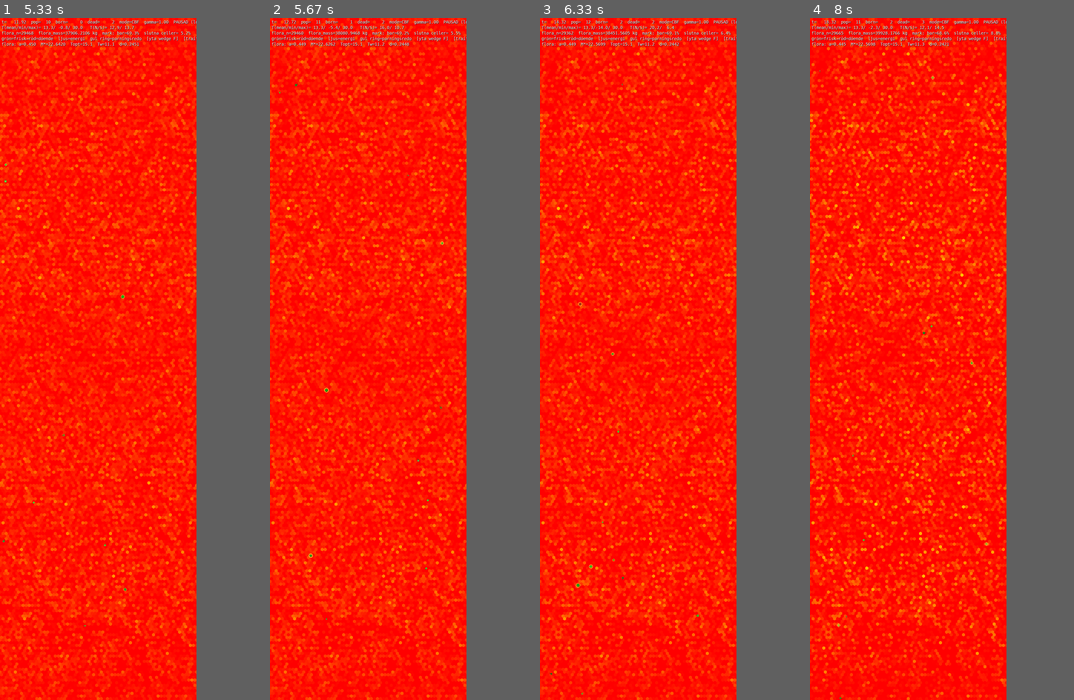
Above: before the commit, frames 1-4 (left to right).
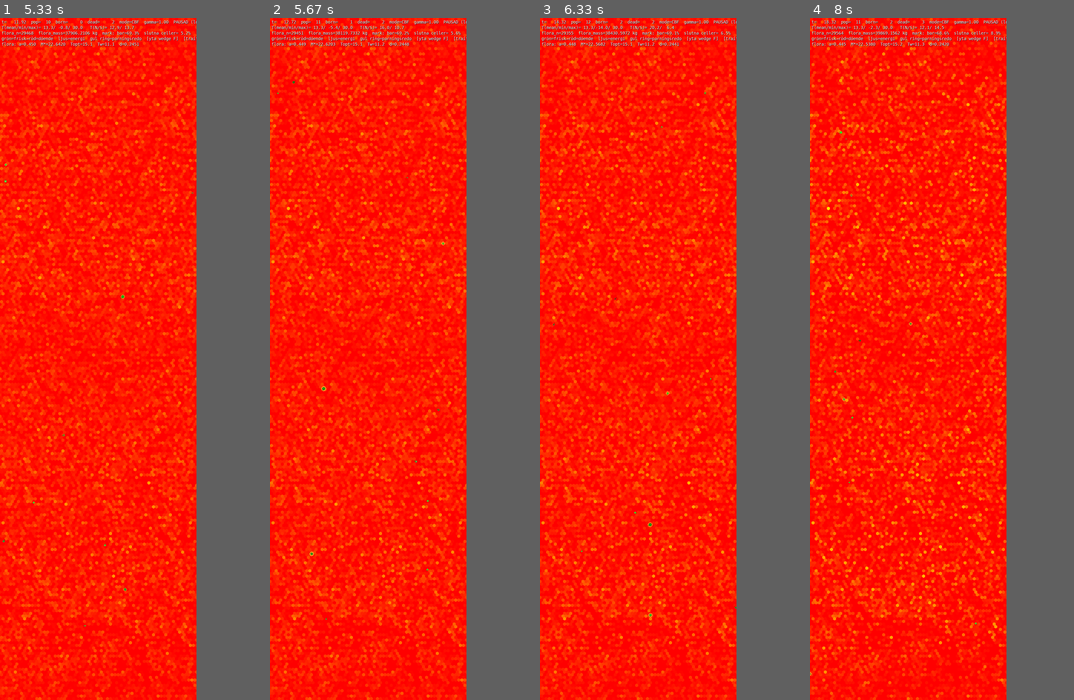
Above: after the commit, the same moments.

Repository: JoakimStorck/nep-process
Game: pygame game, started from nep_gui_launcher.py
The game is run twice, just before and just after one commit, with the same random seed, the same clock (stepped at 60 frames per second) and the same inputs.
Inputs:
- Up to frame 1 (5.33 s): click "START" at 0.38 s; tap Space at 0.67 s
- Up to frame 2 (5.67 s): no input
- Up to frame 3 (6.33 s): no input
- Up to frame 4 (8 s): no input

Frame 1 is identical in both runs. In frame 2, 0.2% of the frame differs, in the area x 2-72%, y 1-96%; in frame 3, 1.8%; in frame 4, 5.8%, in the area x 0-75%, y 0-100%.

Commit message:
Mutationssteget och grundarspridningen
Fenotyperna är i praktiken kloner. I p89 hade 203 individer med kull och 158
utan identisk median på tre decimaler i A_mature, M_target, sociability och
mobility. I p91 låg median_M fast på exakt 0,714 kg i varje mätpunkt från
tick 540 och framåt.

Den verksamma mutationsstorheten är σ√p, inte σ. Vid 0,02 och 0,05 blir den
0,0045 logit per generation, alltså 0,0007 fenotypenheter. Uppmätt spridning
bland 264 avkommor i p91 var 0,0017, vilket vid mutation-drift-jämvikt
V = 2·Ne·σ_m² svarar mot Ne ≈ 5 i ett bestånd som räknade tjugo till femtio.
Två grundarlinjer av tjugo tog 73 procent av avkommorna.

För att flytta en egenskap en halv fenotypenhet över 200 generationer vid
måttlig selektionsintensitet krävs σ_A ≈ 0,078 logit, vilket vid Ne = 20–50
motsvarar σ_m mellan 0,008 och 0,018. traits_sigma 0,02 -> 0,05 och traits_p
0,05 -> 0,15 ger σ√p = 0,019.

--sociability-init satte alla grundare till samma tal, så p90 och p91
jämförde tre konstanter snarare än tre startfördelningar.
sociability_init_sd gör värdet till ett medelvärde: vid 0,5 i logit-rymden
blir fenotypspridningen 0,077 kring 0,8.

Rekombination fanns redan och anropas vid varje födsel med båda föräldrarnas
genom; loggen registrerar bara modern.

Förbehåll: Ne ≈ 20–50 är förutsättningen för att någotdera ska verka.

Diff:
--- a/genetics.py
+++ b/genetics.py
@@ -57,8 +57,26 @@
     """
 
     # traits mutation
-    traits_sigma: float = 0.02
-    traits_p: float = 0.05
+    #
+    # Den verksamma storheten är `sigma * sqrt(p)`, inte `sigma`. Vid 0,02 och
+    # 0,05 blir den 0,0045 per generation i logit-rymden, alltså 0,0007
+    # fenotypenheter genom sigmoidens derivata.
+    #
+    # Uppmätt i p91: standardavvikelsen bland 264 avkommor låg på 0,0017
+    # fenotypenheter, vilket vid mutation-drift-jämvikt `V = 2·Ne·σ_m²` svarar
+    # mot en effektiv populationsstorlek omkring fem — i ett bestånd som
+    # räknade tjugo till femtio individer. Två grundarlinjer av tjugo tog 73
+    # procent av avkommorna.
+    #
+    # Kravet: för att flytta en egenskap en halv fenotypenhet över 200
+    # generationer vid måttlig selektionsintensitet (i = 0,2) krävs σ_A ≈ 0,078
+    # i logit-rymden, vilket vid Ne = 20–50 motsvarar σ_m i intervallet
+    # 0,008–0,018. Talen nedan ger σ√p = 0,019.
+    #
+    # Högre än så är kontraproduktivt: mutationssteget börjar då konkurrera ut
+    # selektionen, och egenskaperna blir brus i stället för anpassningar.
+    traits_sigma: float = 0.05
+    traits_p: float = 0.15
     traits_clip: float = 2.0  # clip to [-clip, clip]
 
     # trophic traits mutation (diet/predation)
--- a/population.py
+++ b/population.py
@@ -140,6 +140,11 @@
     # Sätts värdet får alla grundare samma. Locus muteras normalt vidare, så
     # avkomman kan avvika — det är startfördelningen som styrs, inte taket.
     sociability_init: float | None = None
+    # Spridning kring `sociability_init`, i logit-rymden. 0 = alla identiska.
+    # Förvalet motsvarar ungefär ±0,08 i fenotyp kring 0,8 — samma
+    # storleksordning som den stående variation en verklig grundarpopulation
+    # bär, och drygt hundra gånger den effektiva mutations-sd:n per generation.
+    sociability_init_sd: float = 0.5
     max_pop: int = 500
     # Initial floramassa som multipel av faunans initiala massa.
     #
@@ -1288,10 +1293,30 @@
             #
             # Samma logit-invers som ovan. Locus muteras normalt vidare, så
             # avkomman kan avvika — det är startfördelningen som styrs.
+            # Grundarnas sociability kan styras. Reflexen använder
+            # `soc_bias = 2·soc − 1`, så nollpunkten ligger vid 0,5: halva en
+            # uniformt slumpad startpopulation styr *bort* från artfränder.
+            #
+            # Värdet sätter **medelvärdet**, inte alla individers värde. Att ge
+            # varje grundare samma tal var fel: i p91 mättes standardavvikelsen
+            # bland 264 avkommor till 0,0017 efter hundra år, och de tre
+            # nivåerna i experimentet var därmed tre konstanter snarare än tre
+            # startfördelningar. Selektionen hade ingenting att arbeta på.
+            #
+            # `sociability_init_sd` är spridningen i **logit-rymden**, samma
+            # skala som mutationssteget. En grundarpopulation har en stående
+            # genetisk variation som speglar artens historia, och den ska vara
+            # väsentligt större än vad mutation hinner skapa: uppmätt effektiv
+            # mutations-sd är σ√p per generation, och startspridningen bör ligga
+            # en till två tiopotenser över.
             _soc0 = self.PP.sociability_init
             if _soc0 is not None:
                 _us = min(max(float(_soc0), 1e-4), 1.0 - 1e-4)
-                raw_traits[_T_SOC] = _np.float32(math.log(_us / (1.0 - _us)))
+                _sd = max(0.0, float(self.PP.sociability_init_sd))
+                _l = math.log(_us / (1.0 - _us))
+                if _sd > 0.0:
+                    _l += float(self.rng.normal(0.0, _sd))
+                raw_traits[_T_SOC] = _np.float32(_l)
 
             pheno_tmp  = derive_pheno(raw_traits)
             h1 = int(pheno_tmp.hidden_1)
--- a/run_headless.py
+++ b/run_headless.py
@@ -364,6 +364,8 @@
                     help="AgentParams.sense_idle_steps — tick mellan sensingar i vila")
     ap.add_argument("--sense-alert", type=int, default=None,
                     help="AgentParams.sense_alert_steps — tick mellan sensingar i beredskap")
+    ap.add_argument("--sociability-init-sd", type=float, default=None,
+                    help="spridning kring --sociability-init, i logit-rymden; 0 = identiska")
     ap.add_argument("--sociability-init", type=float, default=None,
                     help="grundarnas sociability, 0..1; nollpunkten i reflexen är 0,5")
     ap.add_argument("--fauna-at", type=int, default=None,
@@ -428,6 +430,8 @@
         PP.flora_init_plant_mass = float(a.flora_plant_mass)
     if getattr(a, "sociability_init", None) is not None:
         PP.sociability_init = float(a.sociability_init)
+    if getattr(a, "sociability_init_sd", None) is not None:
+        PP.sociability_init_sd = float(a.sociability_init_sd)
     if getattr(a, "fauna_at", None) is not None:
         PP.fauna_at = int(a.fauna_at)
     if getattr(a, "fauna_spawn_radius", None) is not None:
Not shown, changed: TODO.md
